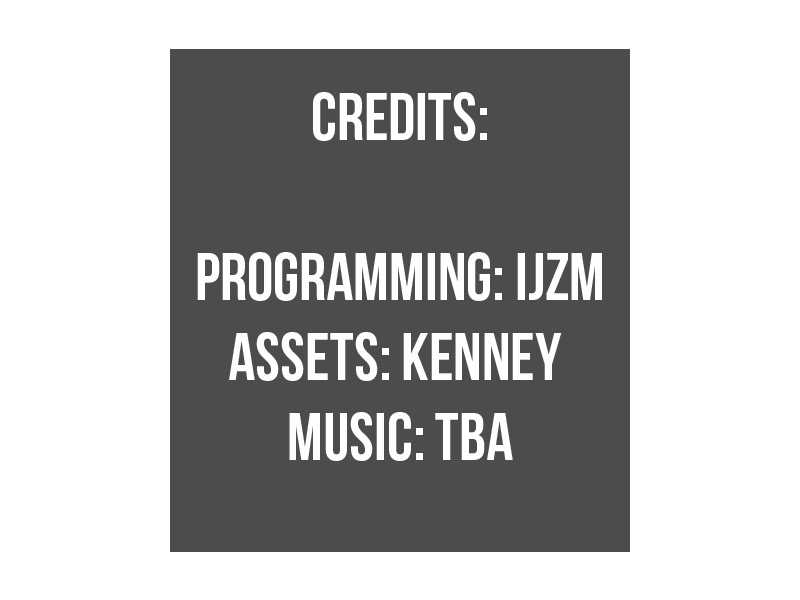
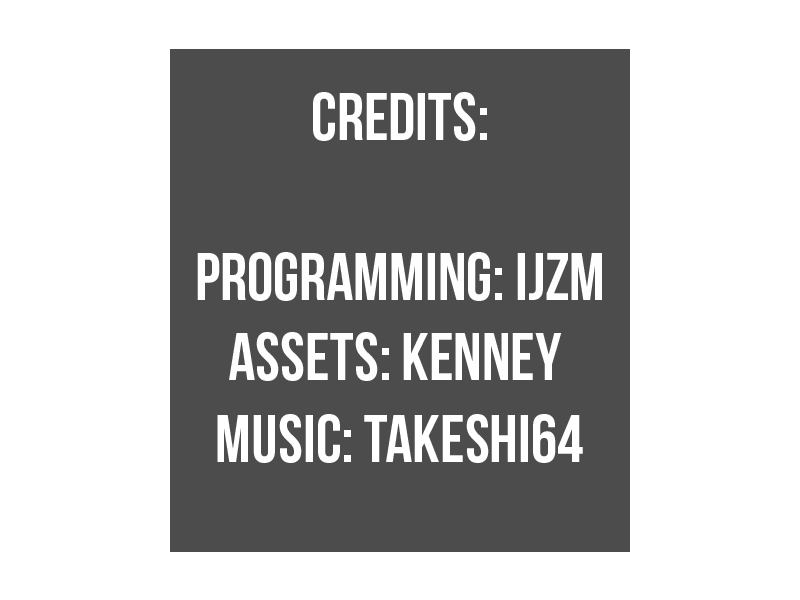
Comparing the layer stacks of the two w=800, h=600 images. Changes:
added layer "Music: Takeshi64" above "Shape 1" over (x1=217, y1=414, x2=583, y2=463)
painted on "Shape 1" over (x1=289, y1=412, x2=513, y2=461)
